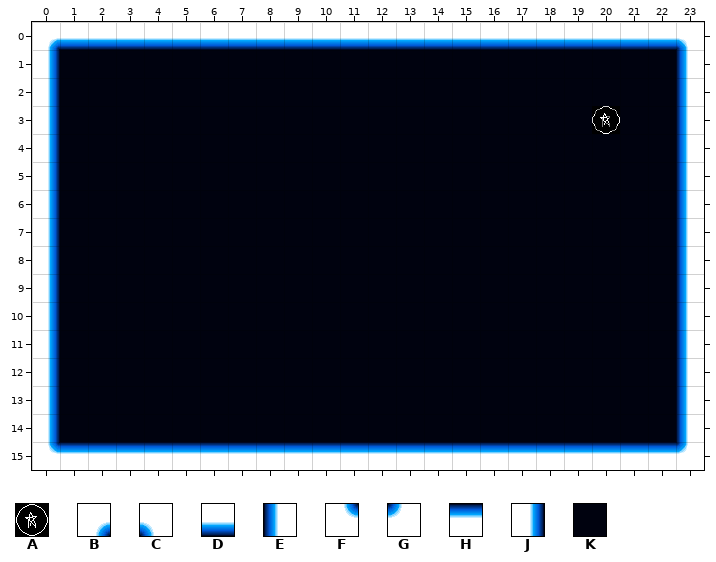
One commit to this Tiled map: GGJam-android/assets/levels/level1.tmx. That is the earlier state.
Cells are 32x32 px. Shown: x 0..23, y 0..15.
Key: from "Basic": A 3; from "Lights": B 0, C 1, D 2, E 3, F 16, G 17, H 18, J 19, K 32.
_ is an empty cell.
Layer "Tiles" before, first column x 0:
 0 BDDDDDDDDDDDDDDDDDDDDDDC
 1 JKKKKKKKKKKKKKKKKKKKKKKE
 2 JKKKKKKKKKKKKKKKKKKKKKKE
 3 JKKKKKKKKKKKKKKKKKKKAKKE
 4 JKKKKKKKKKKKKKKKKKKKKKKE
 5 JKKKKKKKKKKKKKKKKKKKKKKE
 6 JKKKKKKKKKKKKKKKKKKKKKKE
 7 JKKKKKKKKKKKKKKKKKKKKKKE
 8 JKKKKKKKKKKKKKKKKKKKKKKE
 9 JKKKKKKKKKKKKKKKKKKKKKKE
10 JKKKKKKKKKKKKKKKKKKKKKKE
11 JKKKKKKKKKKKKKKKKKKKKKKE
12 JKKKKKKKKKKKKKKKKKKKKKKE
13 JKKKKKKKKKKKKKKKKKKKKKKE
14 JKKKKKKKKKKKKKKKKKKKKKKE
15 FHHHHHHHHHHHHHHHHHHHHHHG
After the commit:
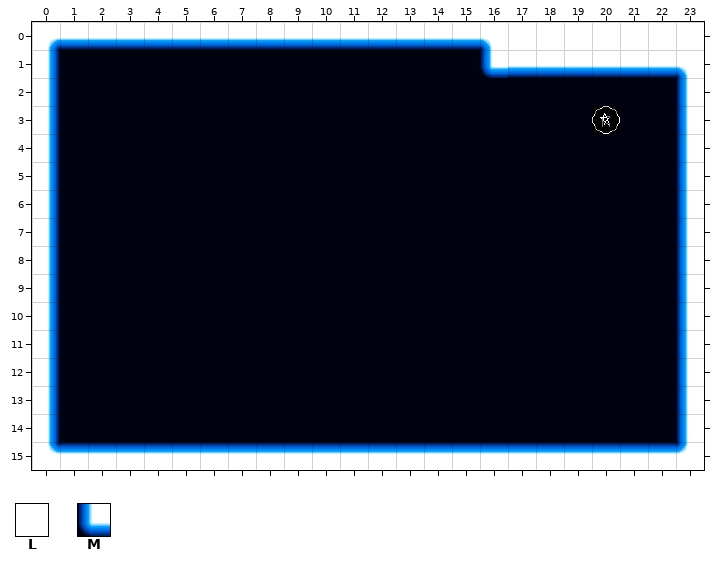
Further tiles: from "Lights": L 38, M 57.
Difference:
{"where": "layer \"Tiles\""}
{"y":0,"x":16,"old":"DDDDDDDC","new":"CLLLLLLL"}
{"y":1,"x":16,"old":"KKKKKKKE","new":"MDDDDDDC"}
{"label":"changed","picture_box":[480,38,688,78]}
